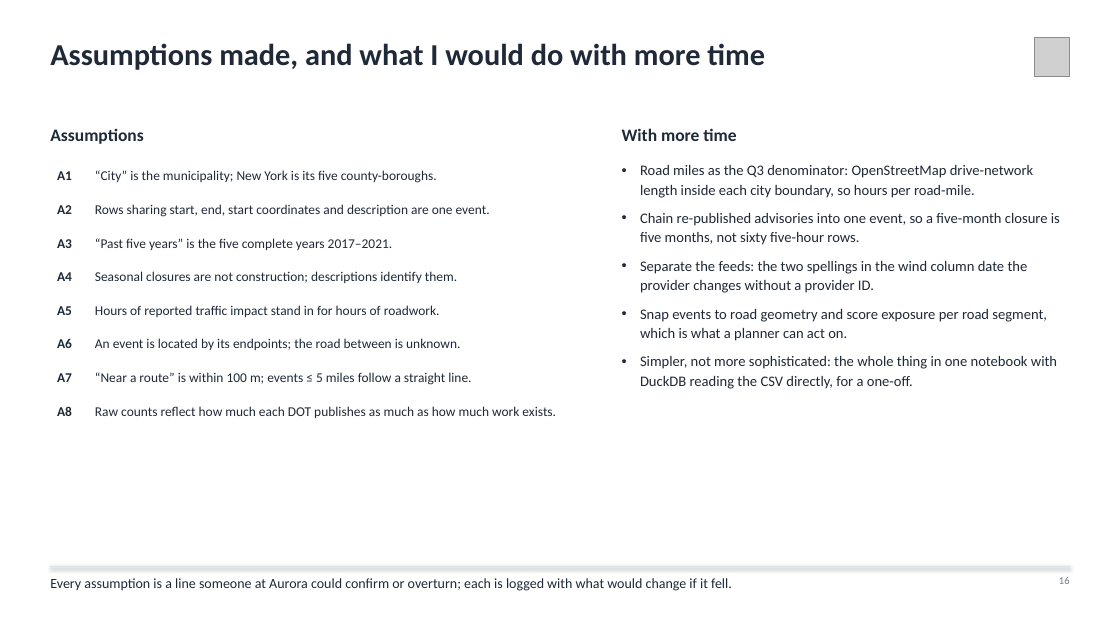
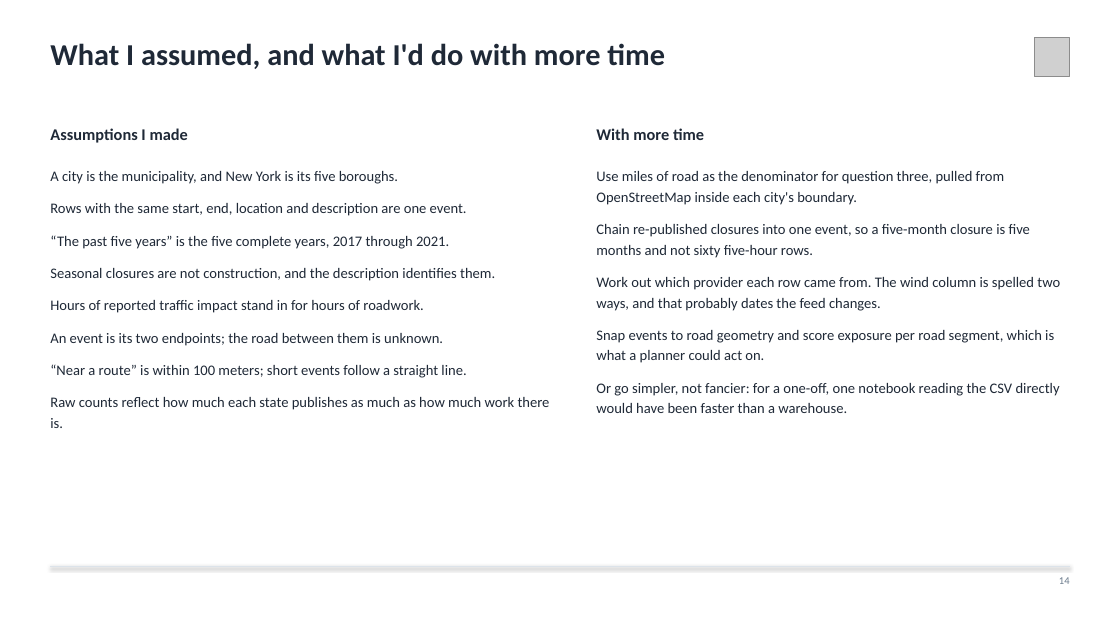
Before and after one commit to agmcdonald24/aurura_case, a slide deck: slide 14 of reports/Aurora_Construction_Take_Home.pptx (slide 16 before the commit). Drawn at 1120x630 pixels with LibreOffice and Linux fonts; fonts in the diff are those of the drawing; grey boxes stand for pictures. Boxes give left, top, right and bottom in pixels: in the first picture for what was removed or moved away, otherwise in the second. Text is boxed around its words. In the diff, an @@ line names an element or a change of style, - is before the commit and + after.

```diff
--- a/reports/Aurora_Construction_Take_Home.pptx
+++ b/reports/Aurora_Construction_Take_Home.pptx
@@ text at [50,43,665,69]: text changed @@
-Assumptions made, and what I would do with more time
+What I assumed, and what I'd do with more time
@@ text at [50,128,188,143]: text changed; size 15 to 14 pt @@
-Assumptions
+Assumptions I made
@@ text "With more time": place and size @@
-text "With more time" at [622,128,736,141]
+text "With more time" at [596,128,704,140]
@@ text "With more time" at [596,128,704,140]: size 15 to 14 pt @@
@@ table removed at [50,160,580,429], 8 rows, 2 columns @@
-A1 | “City” is the municipality; New York is its five county-boroughs.
-A2 | Rows sharing start, end, start coordinates and description are one event.
-A3 | “Past five years” is the five complete years 2017–2021.
-A4 | Seasonal closures are not construction; descriptions identify them.
-A5 | Hours of reported traffic impact stand in for hours of roadwork.
-A6 | An event is located by its endpoints; the road between is unknown.
-A7 | “Near a route” is within 100 m; events ≤ 5 miles follow a straight line.
-A8 | Raw counts reflect how much each DOT publishes as much as how much work exists.
@@ text added at [50,171,550,428], 12.5 pt, text #1F2937 @@
+A city is the municipality, and New York is its five boroughs.
+Rows with the same start, end, location and description are one event.
+“The past five years” is the five complete years, 2017 through 2021.
+Seasonal closures are not construction, and the description identifies them.
+Hours of reported traffic impact stand in for hours of roadwork.
+An event is its two endpoints; the road between them is unknown.
+“Near a route” is within 100 meters; short events follow a straight line.
+Raw counts reflect how much each state publishes as much as how much work there is.
@@ text at [596,171,1060,413]: text changed @@
-• Road miles as the Q3 denominator: OpenStreetMap drive-network length inside each city boundary, so hours per road-mile.
-• Chain re-published advisories into one event, so a five-month closure is five months, not sixty five-hour rows.
-• Separate the feeds: the two spellings in the wind column date the provider changes without a provider ID.
-• Snap events to road geometry and score exposure per road segment, which is what a planner can act on.
-• Simpler, not more sophisticated: the whole thing in one notebook with DuckDB reading the CSV directly, for a one-off.
+Use miles of road as the denominator for question three, pulled from OpenStreetMap inside each city's boundary.
+Chain re-published closures into one event, so a five-month closure is five months and not sixty five-hour rows.
+Work out which provider each row came from. The wind column is spelled two ways, and that probably dates the feed changes.
+Snap events to road geometry and score exposure per road segment, which is what a planner could act on.
+Or go simpler, not fancier: for a one-off, one notebook reading the CSV directly would have been faster than a warehouse.
@@ text removed at [50,578,732,591] @@
-Every assumption is a line someone at Aurora could confirm or overturn; each is logged with what would change if it fell.
@@ text at [1059,577,1070,584]: text changed @@
-16
+14
```
Also in this commit, not shown: 9 other slides changed, 5 slides added, 7 slides removed, 36 other files.
